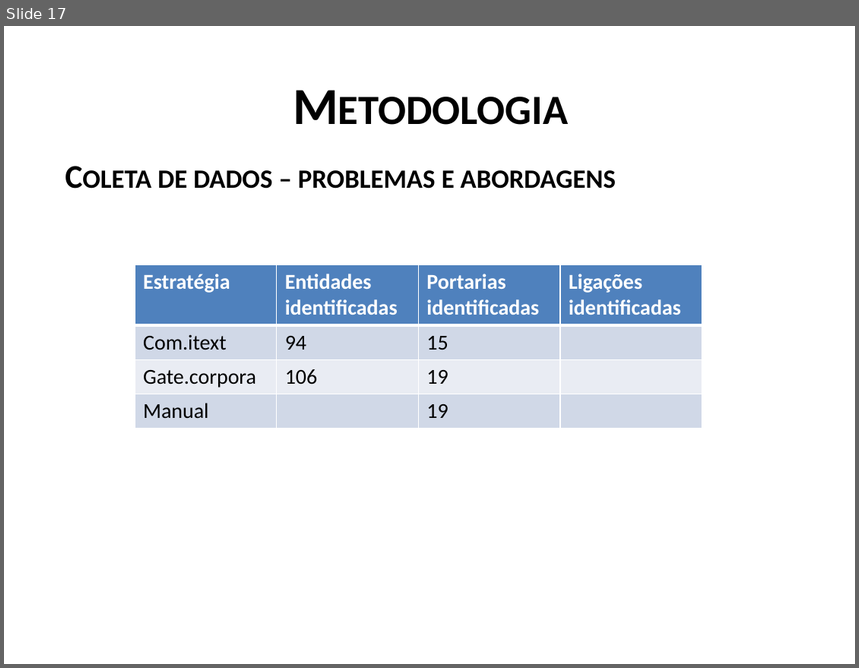
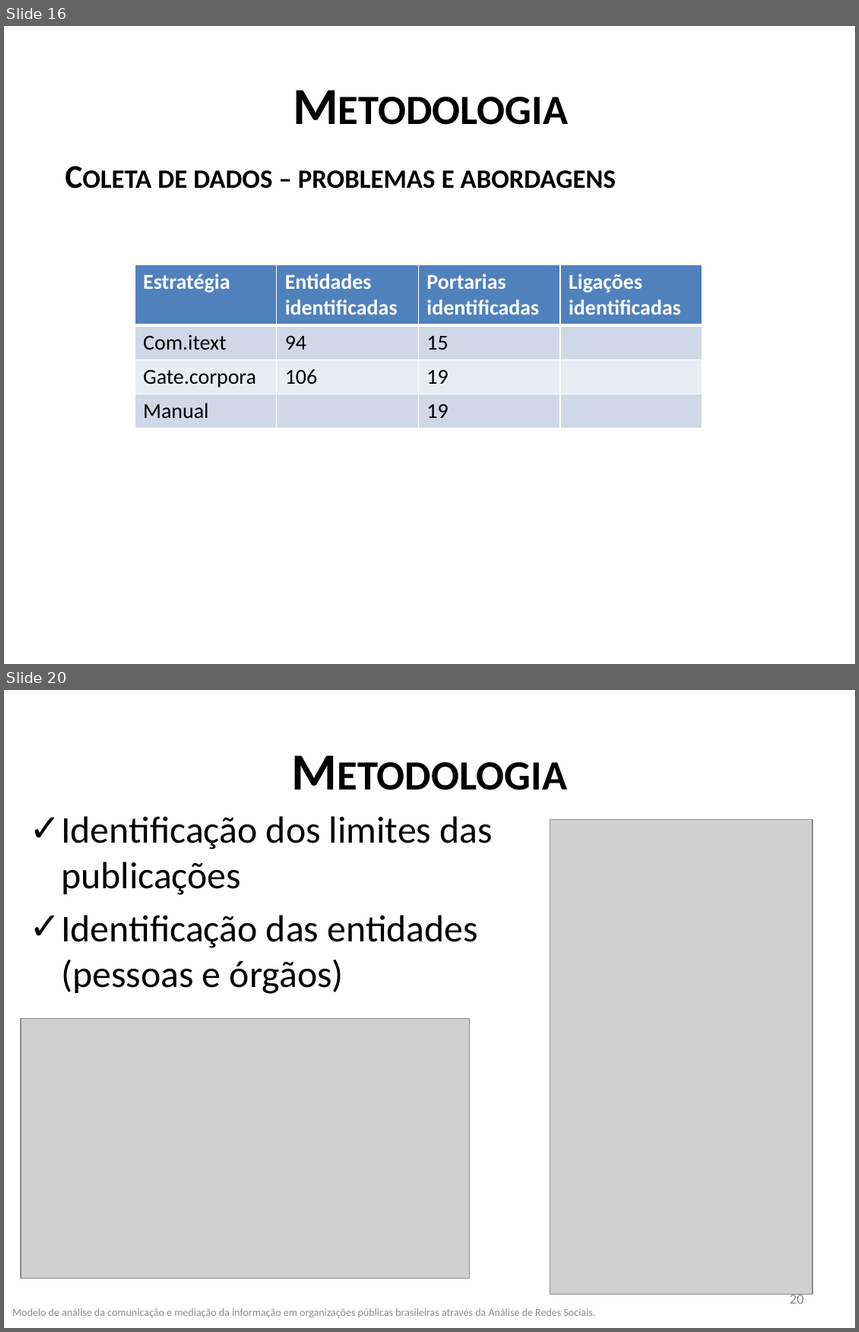
Before and after one commit to frubbs/analisador-dou, a slide deck: Dissertacao/Apresentação1.pptx. Shown one above the other, each under a label of ours: slide 17 before the commit, slides 16 and 20 after it; the slides between them are not shown. The pictures are 859x668 and 859x1332 pixels, drawn with LibreOffice and Linux fonts; fonts in the diff are those of the drawing; grey boxes stand for pictures. Boxes give left, top, right and bottom in pixels: in the first picture for what was removed or moved away, otherwise in the second. Text is boxed around its words. In the diff, an @@ line names an element or a change of style, - is before the commit and + after.

```diff
--- a/Dissertacao/Apresentação1.pptx
+++ b/Dissertacao/Apresentação1.pptx
@@ slide 20 added at [4,690,855,1328], background #FFFFFF @@
@@ title added at [47,716,813,822], 44 pt, text #000000, bold, small capitals @@
+Metodologia
@@ text added at [61,816,493,994], 32 pt, text #000000 @@
+✓ Identificação dos limites das publicações
+✓ Identificação das entidades (pessoas e órgãos)
@@ picture added at [550,819,813,1294] @@
@@ picture added at [21,1018,470,1279] @@
@@ page number added at [790,1293,804,1304], 12 pt, text #8C8C8C @@
+20
@@ text added at [12,1309,596,1319], 9 pt, text #8C8C8C @@
+Modelo de análise da comunicação e mediação da informação em organizações públicas brasileiras através da Análise de Redes Sociais.
@@ what was slide 17 is now slide 16 @@
```
Also in this commit, not shown: 8 slides changed, 6 other slides added, 5 slides removed, 18 other files.
